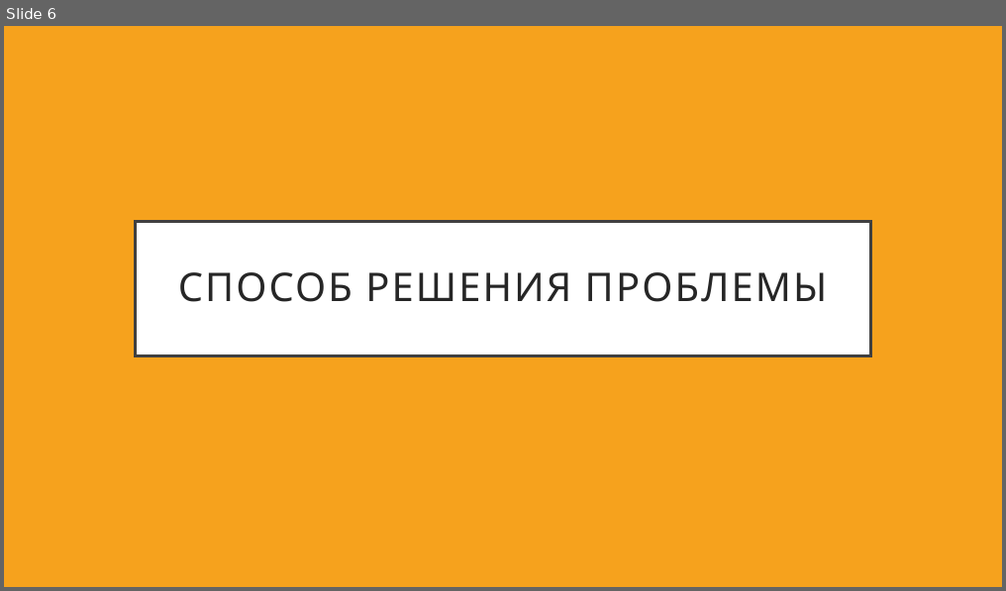
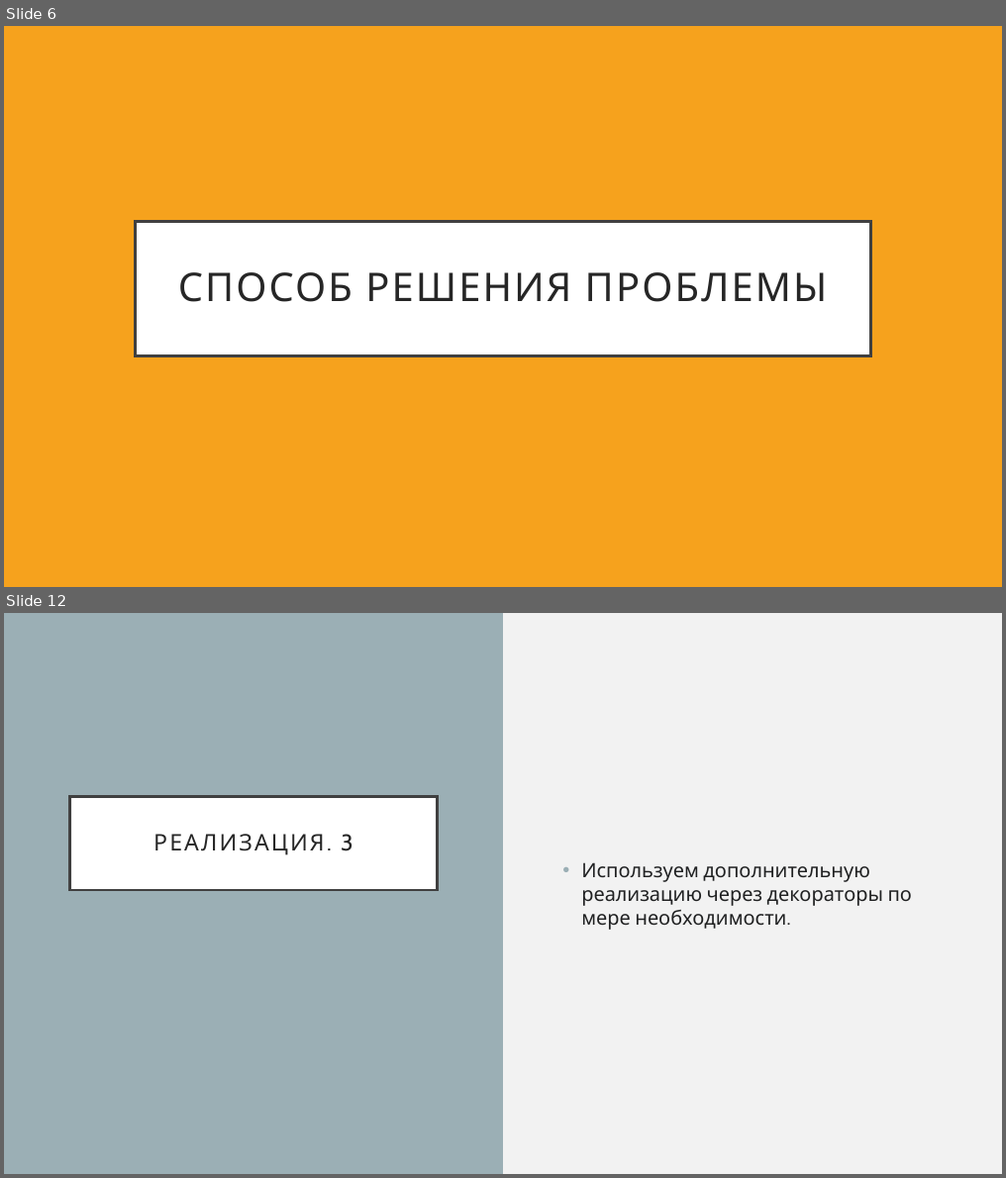
Before and after one commit to NemoNology/New-IT, a slide deck: Lab-s/Patterns/Decorator/Presentation.pptx. Shown one above the other, each under a label of ours: slide 6 before the commit, slides 6 and 12 after it; the slides between them are not shown. The pictures are 1006x591 and 1006x1178 pixels, drawn with LibreOffice and Linux fonts; fonts in the diff are those of the drawing. Boxes give left, top, right and bottom in pixels: in the first picture for what was removed or moved away, otherwise in the second. Text is boxed around its words. In the diff, an @@ line names an element or a change of style, - is before the commit and + after.

```diff
--- a/Lab-s/Patterns/Decorator/Presentation.pptx
+++ b/Lab-s/Patterns/Decorator/Presentation.pptx
@@ slide 12 added at <box>4,613,1002,1174</box>, background #F2F2F2 @@
@@ rectangle added at <box>4,613,503,1174</box>, fill #9BAFB5 @@
@@ title added at <box>70,796,438,890</box>, fill #FFFFFF, outline #404040 2.5 pt, 22 pt, text #262626 @@
+РЕАЛИЗАЦИЯ. 3
@@ text added at <box>581,862,913,930</box>, 19 pt, text #202122 @@
+• Используем дополнительную реализацию через декораторы по мере необходимости.
```
Also in this commit, not shown: 2 slides changed, 14 other slides added, 4 slides removed.
